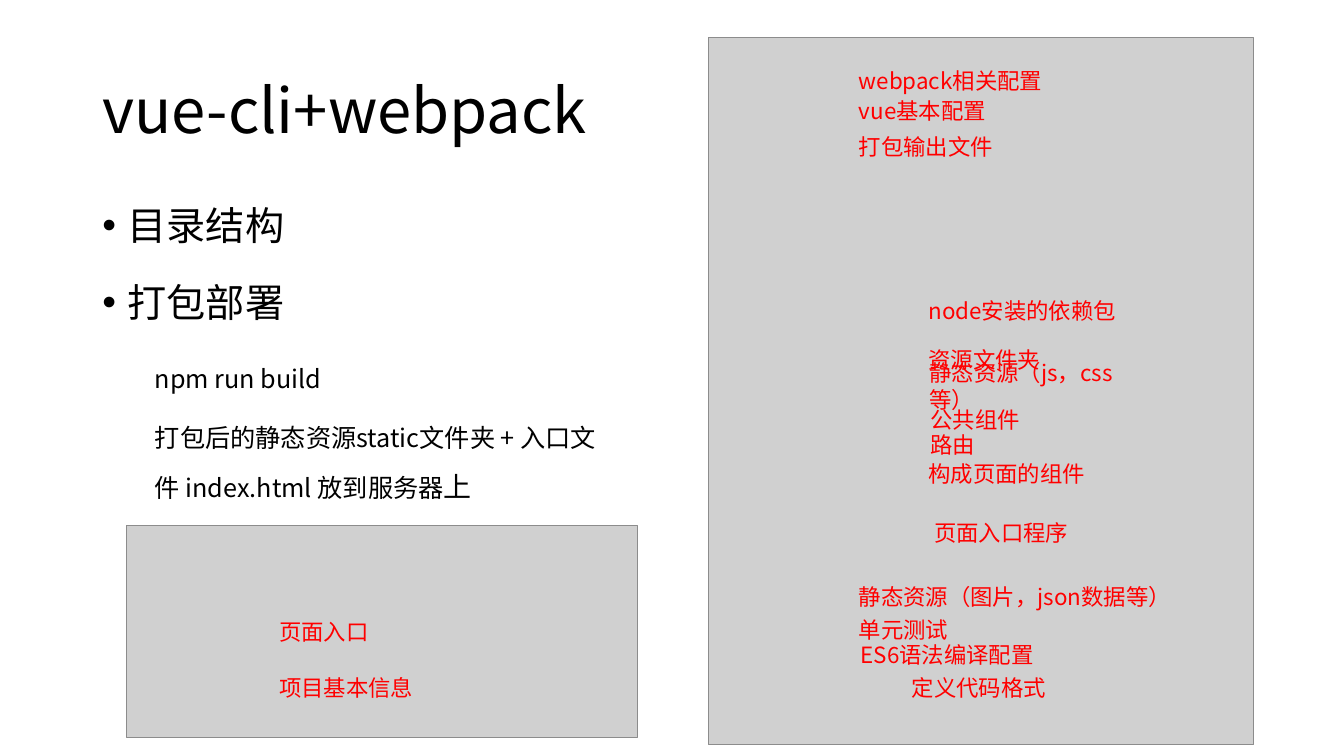
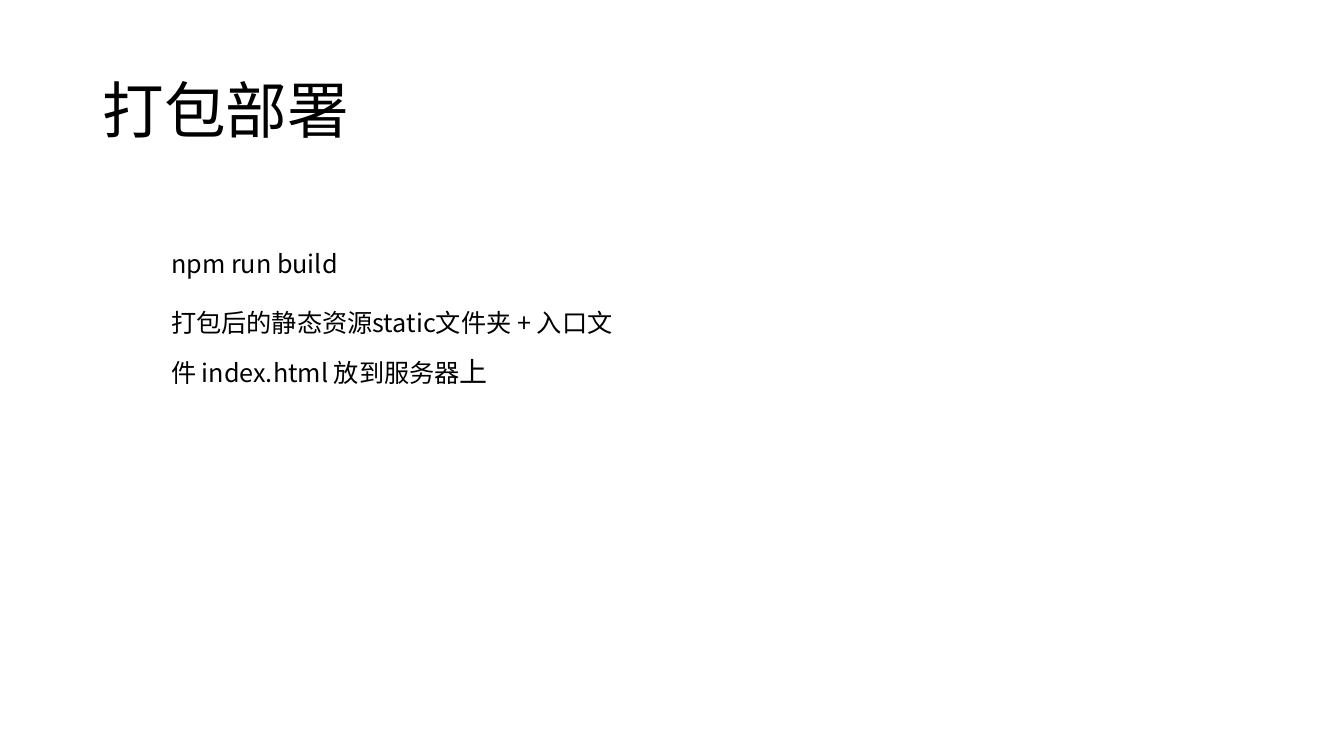
Before and after one commit to candisecandise/gitpractice, a slide deck: slide 31 of 前后端分离初探.pptx (slide 23 before the commit). Drawn at 1344x756 pixels with LibreOffice and Linux fonts; fonts in the diff are those of the drawing; grey boxes stand for pictures. Boxes give left, top, right and bottom in pixels: in the first picture for what was removed or moved away, otherwise in the second. Text is boxed around its words. In the diff, an @@ line names an element or a change of style, - is before the commit and + after.

```diff
--- a/前后端分离初探.pptx
+++ b/前后端分离初探.pptx
@@ text "打包部署": place and size @@
-text "打包部署" at [128, 284, 285, 320]
+text "打包部署" at [102, 81, 348, 138]
@@ text "打包部署" at [102, 81, 348, 138]: size 28 to 44 pt; bullet • to none; less space between paragraphs; vertical alignment top to middle @@
@@ picture removed at [709, 38, 1254, 745] @@
@@ text removed at [102, 84, 586, 147] @@
-vue-cli+webpack
@@ text removed at [128, 207, 285, 244] @@
-• 目录结构
@@ text "npm run build": place and size @@
-text "npm run build" at [155, 368, 597, 499]
+text "npm run build" at [171, 253, 613, 384]
@@ text removed at [929, 463, 1085, 484] @@
-构成页面的组件
@@ picture removed at [126, 525, 637, 737] @@
@@ text removed at [279, 622, 368, 642] @@
-页面入口
@@ text removed at [279, 677, 413, 698] @@
-项目基本信息
@@ group removed at [859, 70, 1171, 698]: 13 texts @@
-webpack相关配置
-vue基本配置
-打包输出文件
-node安装的依赖包
-资源文件夹
-静态资源（图片，json数据等）
-静态资源（js，css等）
-路由
-公共组件
-页面入口程序
-单元测试
-ES6语法编译配置
-定义代码格式
```
Also in this commit, not shown: 14 other slides changed, 17 slides added, 10 slides removed, 8 other files.
